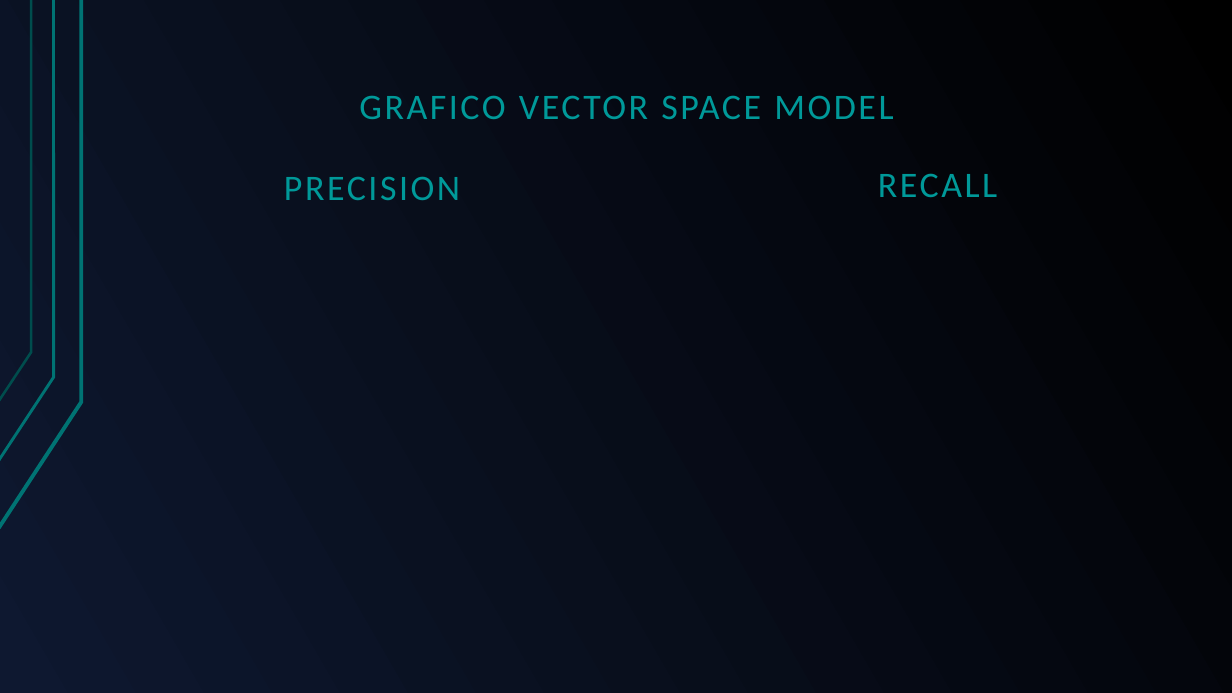
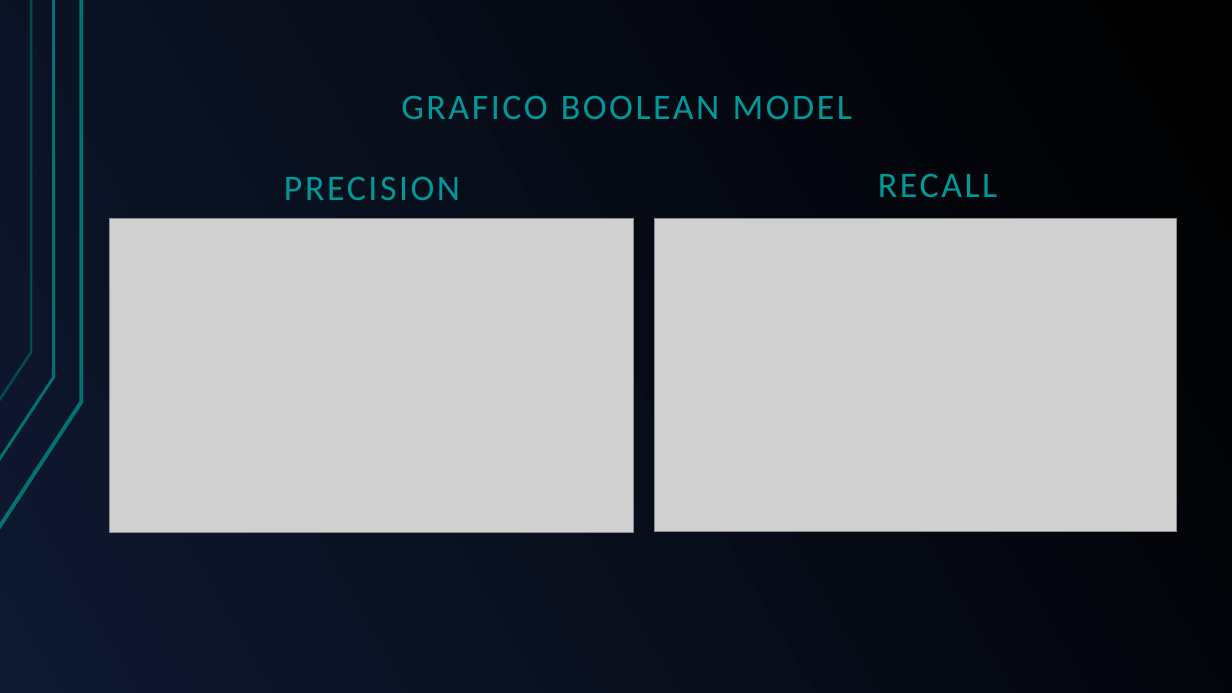
Before and after one commit to GreRagu/ProgettoGavi, a slide deck: slide 16 of Hegregio.odp (slide 18 before the commit). Drawn at 1232x693 pixels with LibreOffice and Linux fonts; fonts in the diff are those of the drawing; grey boxes stand for pictures. Boxes give left, top, right and bottom in pixels: in the first picture for what was removed or moved away, otherwise in the second. Text is boxed around its words. In the diff, an @@ line names an element or a change of style, - is before the commit and + after.

```diff
--- a/Hegregio.odp
+++ b/Hegregio.odp
@@ text at [401, 95, 852, 119]: text changed @@
-GRAFICO VECTOR SPACE MODEL
+GRAFICO BOOLEAN MODEL
@@ picture added at [109, 218, 633, 532] @@
@@ picture added at [655, 218, 1177, 531] @@
```
Also in this commit, not shown: 4 other slides changed, 1 slide removed.
